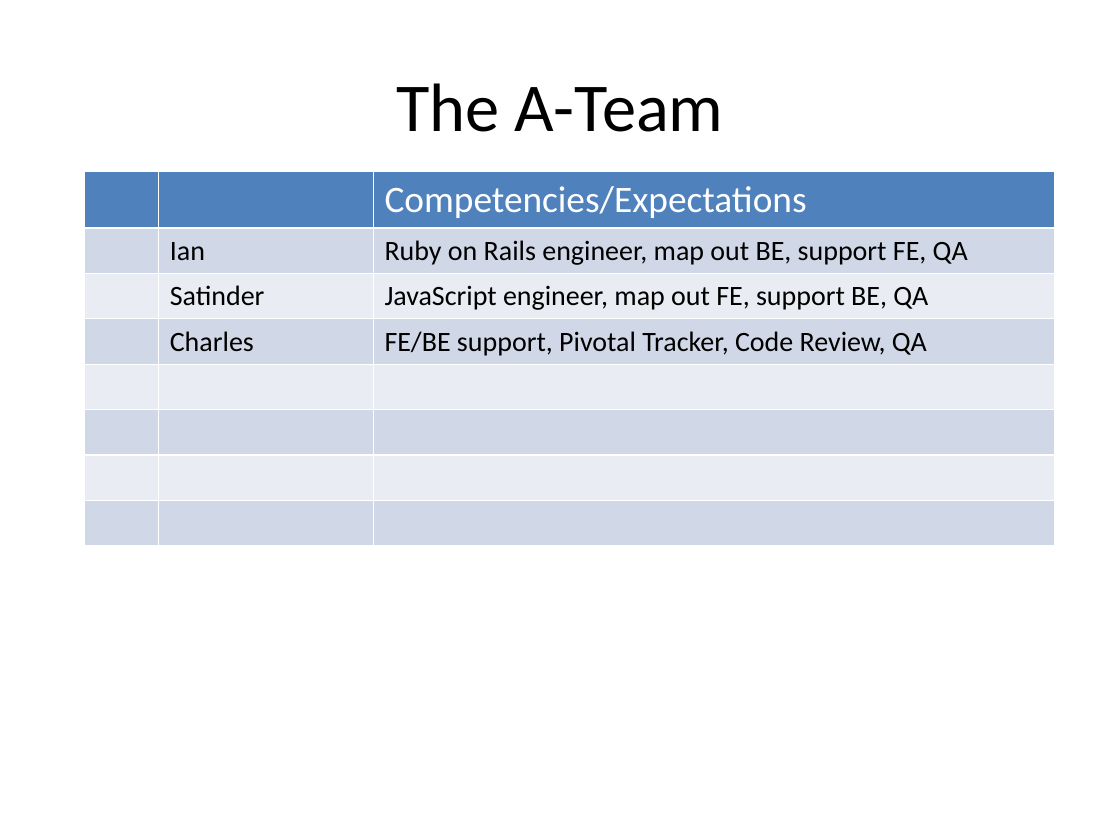
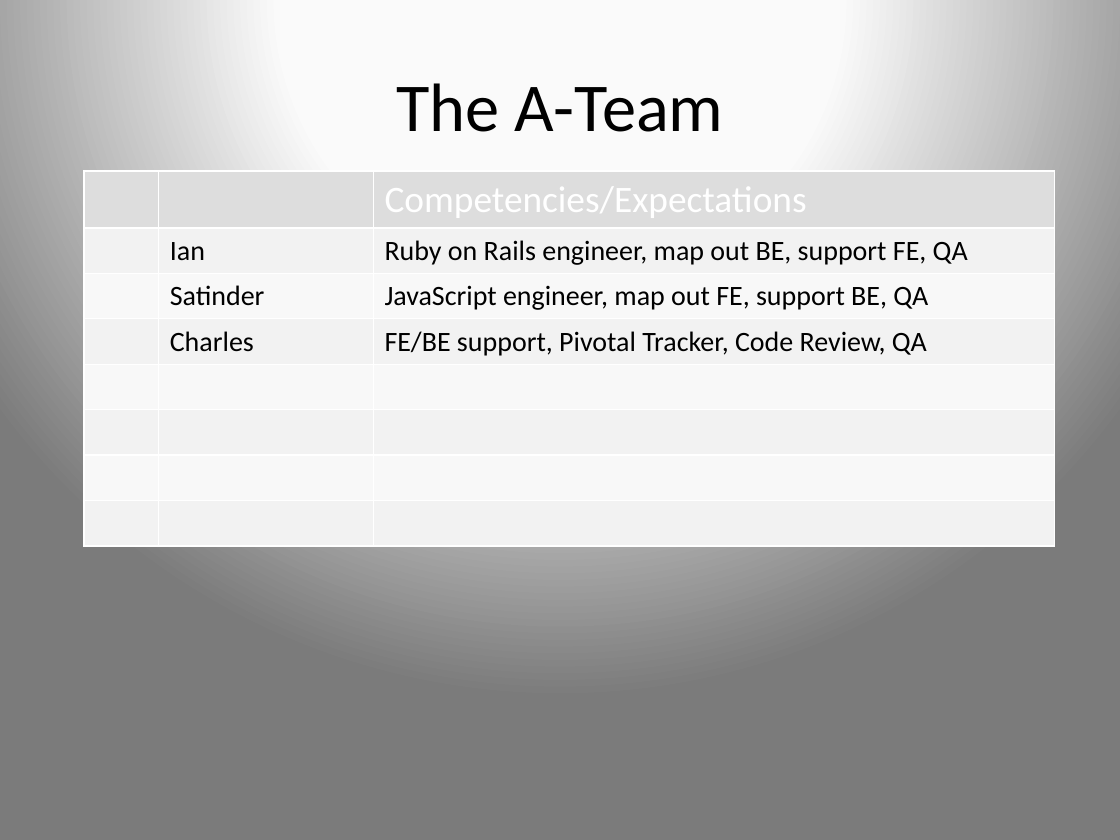
Before and after one commit to charlespark/Project_Three, a slide deck: slide 11 of Pitch_Deck_V2.pptx. Drawn at 1120x840 pixels with LibreOffice and Linux fonts; fonts in the diff are those of the drawing. Boxes give left, top, right and bottom in pixels: in the first picture for what was removed or moved away, otherwise in the second. Text is boxed around its words. In the diff, an @@ line names an element or a change of style, - is before the commit and + after.

```diff
--- a/Pitch_Deck_V2.pptx
+++ b/Pitch_Deck_V2.pptx
@@ background #FFFFFF to gradient #FCFCFC to #FBFBFB to #7B7B7B @@
@@ table at [84,171,1055,552] @@
@@ fill #4F81BD to #DDDDDD in row 1 @@
@@ fill #D0D8E8 to #F2F2F2 in 12 cells @@
@@ fill #E9EDF4 to #F9F9F9 in 9 cells @@
```
Also in this commit, not shown: 13 other slides changed, 2 other files.
